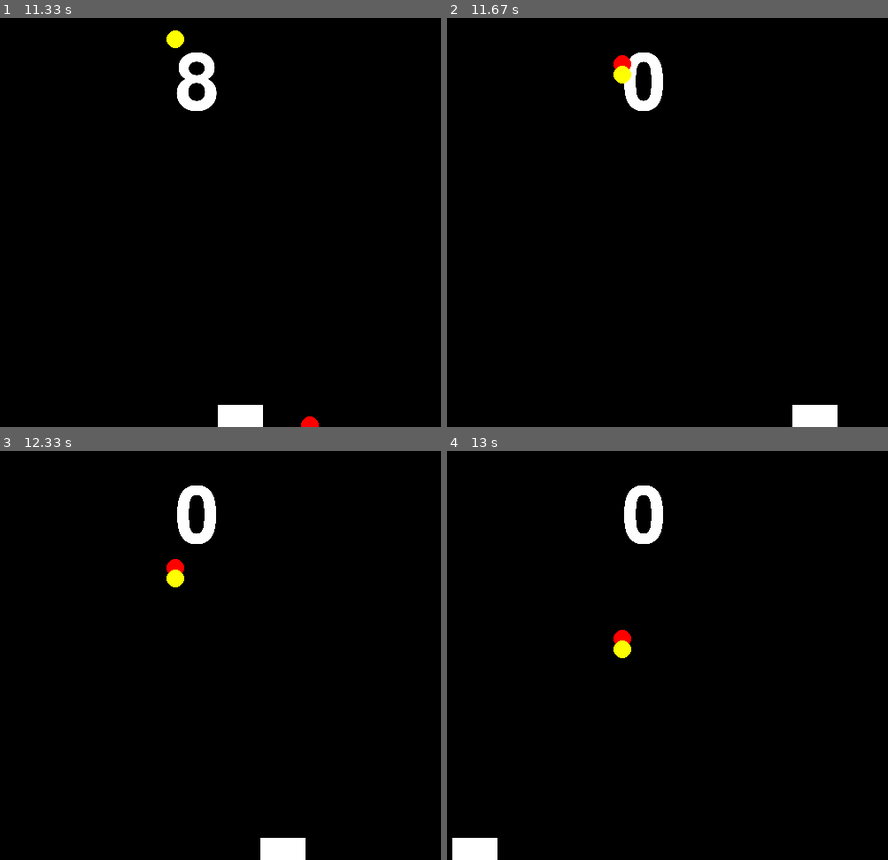
Above: before the commit, frames 1-4 (two rows, left to right).
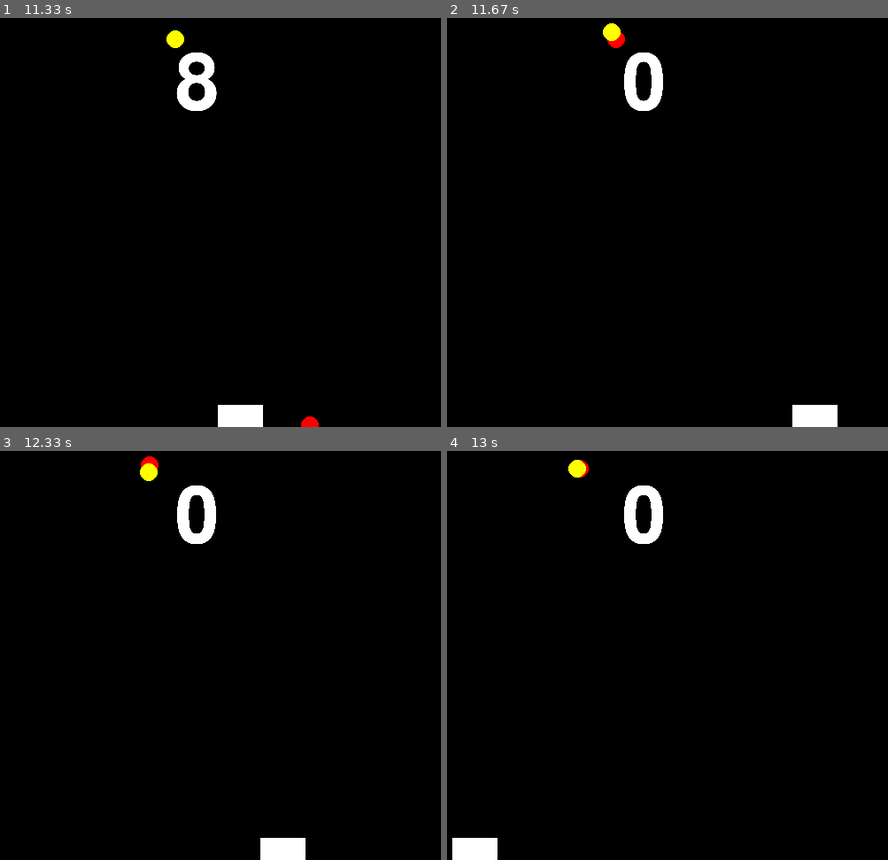
Above: after the commit, the same moments.

Repository: David-Sheehy/pygame_juggling
Game: pygame game, started from juggling/juggling.py
The game is run twice, just before and just after one commit, with the same random seed, the same clock (stepped at 60 frames per second) and the same inputs.
Inputs:
- Up to frame 1 (11.33 s): hold Right 0.33-0.97 s; hold Left 1-1.47 s; hold Right 1.5-1.97 s; hold Left 2.5-3.03 s; hold Left 3.07-3.47 s; hold Right 3.5-4.13 s; hold Left 4.17-4.63 s; hold Right 4.67-5.13 s; hold Right 5.17-5.63 s; hold Left 5.67-6.2 s; hold Left 6.23-6.63 s; hold Right 6.67-7.3 s; hold Left 7.33-7.8 s; hold Right 7.83-8.3 s; hold Right 8.33-8.8 s; hold Left 8.83-9.37 s; hold Left 9.4-9.8 s; hold Right 9.83-10.47 s; hold Left 10.5-10.97 s; hold Right from 11 s (still down)
- Up to frame 2 (11.67 s): release Right at 11.47 s; hold Right from 11.5 s (still down)
- Up to frame 3 (12.33 s): release Right at 11.97 s; hold Left from 12 s (still down)
- Up to frame 4 (13 s): release Left at 12.53 s; hold Left 12.57-12.97 s

Frame 1 is identical in both runs. In frame 2, 0.4% of the frame differs, in the area x 35-42%, y 1-17%; in frame 3, 0.4%; in frame 4, 0.4%.

Commit message:
Balls bounce off of each other.

Diff:
--- a/juggling/juggling.py
+++ b/juggling/juggling.py
@@ -70,15 +70,16 @@
         # check if the ball should bounce (ie collides with the walls, ceiling
         # or puck.)
         for b in balls:
-            if (b.pos[1] >= config.HEIGHT - puck.height) and (puck.pos[0] <= b.pos[0] and b.pos[0] <= puck.pos[0] + puck.width):
-                # paddle
-                if b.pos[0] - puck.pos[0] < puck.width/2:
-                    b.bounce((1, -1), english=(-2,0))
-                else:
-                    b.bounce((1, -1), english=(2,0))
-                # counter stuff
-                counter.erase(w)
-                counter.increment()
+            if (b.pos[1] >= config.HEIGHT - puck.height)\
+                and (puck.pos[0] <= b.pos[0] and b.pos[0] <= puck.pos[0] + puck.width):
+                    # paddle
+                    if b.pos[0] - puck.pos[0] < puck.width/2:
+                        b.bounce((1, -1), english=(-2,0))
+                    else:
+                        b.bounce((1, -1), english=(2,0))
+                    # counter stuff
+                    counter.erase(w)
+                    counter.increment()
 
             elif b.pos[0] - config.BALL_RADIUS <= 0:
                 # left wall
@@ -101,6 +102,12 @@
                 b.set_position(config.BALL_START)
                 b.start()
 
+            # see if it's colliding with any other balls
+            for ob in balls:
+                if b != ob and ((abs(b.pos[0] - ob.pos[0]) <= config.BALL_RADIUS)\
+                    and (abs(b.pos[1] - ob.pos[1]) <= config.BALL_RADIUS)):
+                    b.bounce((-1,-1),(1,0))
+                    ob.bounce((-1,-1),(1,0))
 
             b.update(w)
 
Not shown, removed: todo.txt
